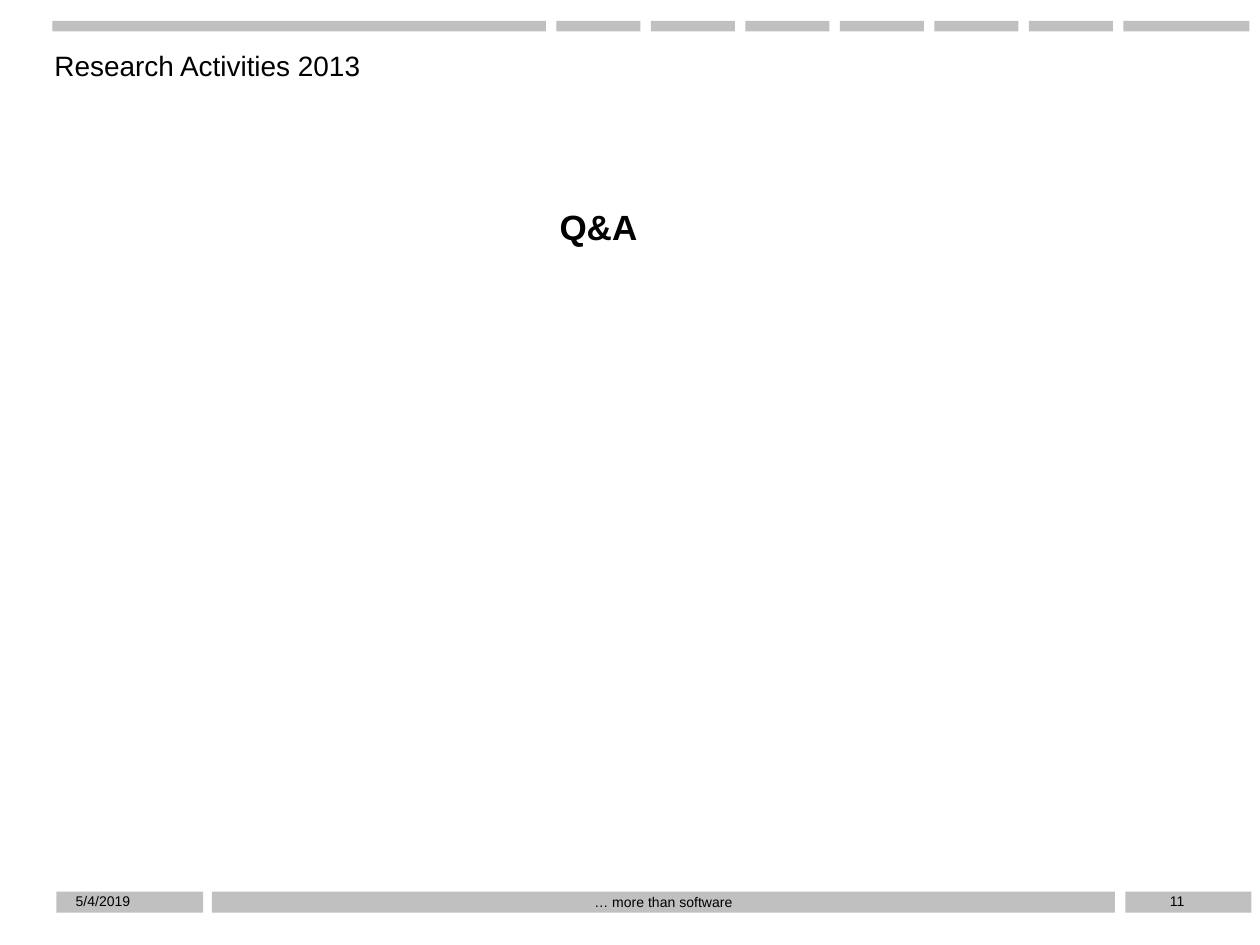
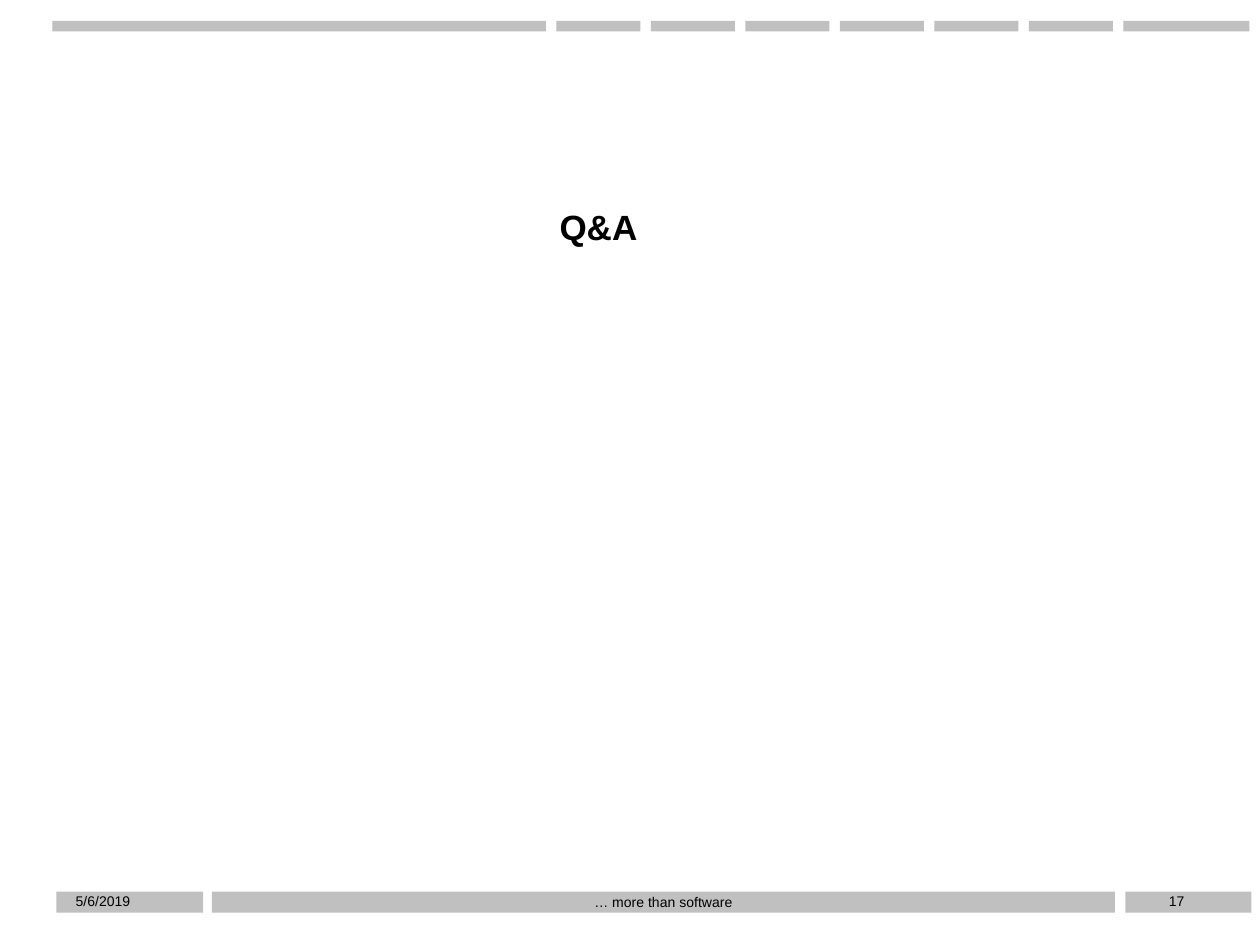
Before and after one commit to D76X/WPPresentation, a slide deck: slide 17 of Presentation.pptx (slide 11 before the commit). Drawn at 1260x945 pixels with LibreOffice and Linux fonts; fonts in the diff are those of the drawing; background and template pictures are left out. Boxes give left, top, right and bottom in pixels: in the first picture for what was removed or moved away, otherwise in the second. Text is boxed around its words. In the diff, an @@ line names an element or a change of style, - is before the commit and + after.

```diff
--- a/Presentation.pptx
+++ b/Presentation.pptx
@@ text removed at box(54, 55, 360, 77) @@
-Research Activities 2013
@@ text at box(76, 896, 131, 906): text changed @@
-5/4/2019
+5/6/2019
@@ page number at box(1169, 896, 1185, 906): text changed @@
-11
+17
```
Also in this commit, not shown: 10 other slides changed, 6 slides added.
